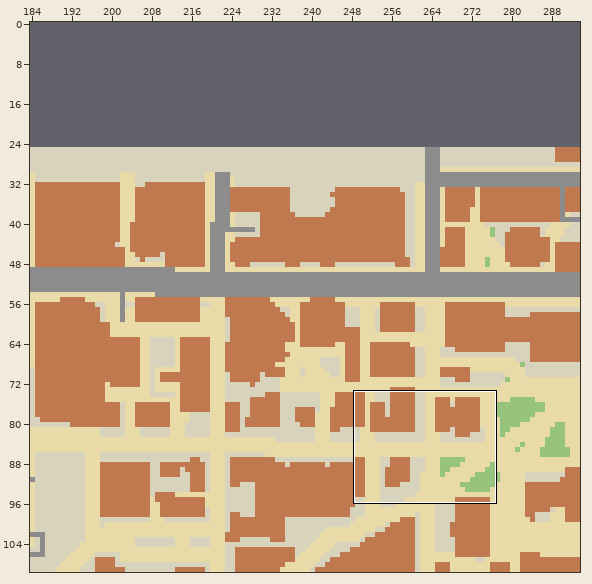
Two versions of a level (Tiled map (JSON), tools/geo/out/upenn_core.tmj). Above: a wide view before the commit, with the close-up outlined.
Close-up. First the earlier version:
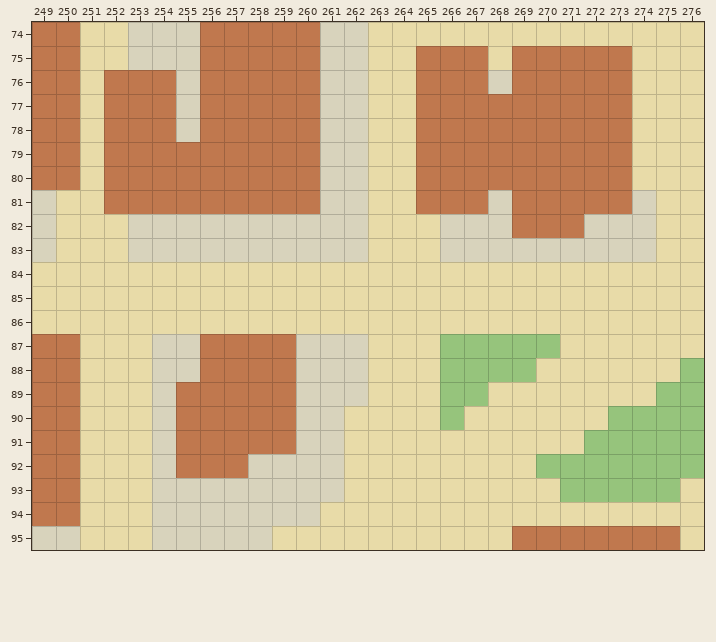
Cells are 16x16 px. Shown: x 249..276, y 74..95. The commit also changed other parts of the map, which this record leaves out. The old version is drawn lined up with the new one.
New version:
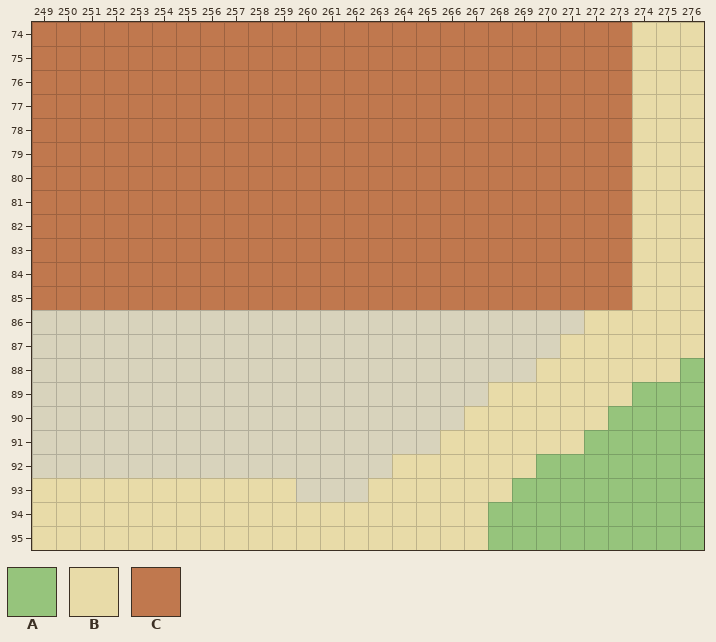
Key: from "campus": A 1, B 3, C 5.
_ is an empty cell, # one hidden under a higher layer, . an unchanged one.
From old to new:
map size 175x124 -> 350x247 cells (old content now starts at 164,25; both pictures use the new coordinates)
--- layer "landuse"
@@ x 263..271 @@
-86 #########
-87 ###AAAAA.
-88 ###AAAA..
-89 ###AA....
-90 ###A.....
-91 ###......
-92 #........
+86 _________
+87 ________.
+88 _______..
+89 _____....
+90 ____.....
+91 ___......
+92 _........
@@ x 268..276 @@
-94 __.......
-95 _________
+94 AA.......
+95 AAAAAAAAA
--- layer "paths"
@@ x 249..276 @@
-74 ..BB..........BBBBBBBBBBB...
-75 ..BB..........BB...B........
-76 ..B...........BB............
-77 ..B...........BB............
-78 ..B...........BB............
-79 ..B...........BB............
-80 ..B...........BB............
-81 .BB...........BB........._..
-82 .BBB..........BBB........_..
-83 .BBB..........BBB........_..
-84 BBBBBBBBBBBBBBBBBBBBBBBBB...
-85 BBBBBBBBBBBBBBBBBBBBBBBBB...
-86 BBBBBBBBBBBBBBBBBBBBBBB.....
-87 ..BBB.........BBB...........
-88 ..BBB.........BBB...........
-89 ..BBB.........BBB........B..
-90 ..BBB........BBBB...........
-91 ..BBB........BBBB...........
-92 ..BBB........BB.............
-93 __...______..B......BB.....B
-94 __..._______.......BBBBBBBBB
-95 __..._____.........B#######B
+74 ..__..........___________...
+75 ..__..........__..._........
+76 .._...........__............
+77 .._...........__............
+78 .._...........__............
+79 .._...........__............
+80 .._...........__............
+81 .__...........__.........B..
+82 .___..........___........B..
+83 .___..........___........B..
+84 _________________________...
+85 _________________________...
+86 _______________________.....
+87 ..___.........___...........
+88 ..___.........___...........
+89 ..___.........___........_..
+90 ..___........____...........
+91 ..___........____...........
+92 ..___........__.............
+93 BB...BBBBBB.._......__....._
+94 BB...BBBBBBB......._________
+95 BB...BBBBB........._________
--- layer "buildings"
@@ x 249..273 @@
-74 .._____....._____________
-75 .._____.....____..._.....
-76 .._..._.....____..._.....
-77 .._..._.....____.........
-78 .._..._.....____.........
-79 .._.........____.........
-80 .._.........____.........
-81 ___.........____..._.....
-82 ____________________...__
-83 _________________________
-84 _________________________
-85 _________________________
+74 ..CCCCC.....CCCCCCCCCCCCC
+75 ..CCCCC.....CCCC...C.....
+76 ..C...C.....CCCC...C.....
+77 ..C...C.....CCCC.........
+78 ..C...C.....CCCC.........
+79 ..C.........CCCC.........
+80 ..C.........CCCC.........
+81 CCC.........CCCC...C.....
+82 CCCCCCCCCCCCCCCCCCCC...CC
+83 CCCCCCCCCCCCCCCCCCCCCCCCC
+84 CCCCCCCCCCCCCCCCCCCCCCCCC
+85 CCCCCCCCCCCCCCCCCCCCCCCCC
@@ x 249..275 @@
-87 CC.....CCCC................
-88 CC.....CCCC................
-89 CC....CCCCC................
-90 CC....CCCCC................
-91 CC....CCCCC................
-92 CC....CCC..................
-93 CC.........................
-94 CC.........................
-95 ....................CCCCCCC
+87 __.....____................
+88 __.....____................
+89 __...._____................
+90 __...._____................
+91 __...._____................
+92 __....___..................
+93 __.........................
+94 __.........................
+95 ...................._______
